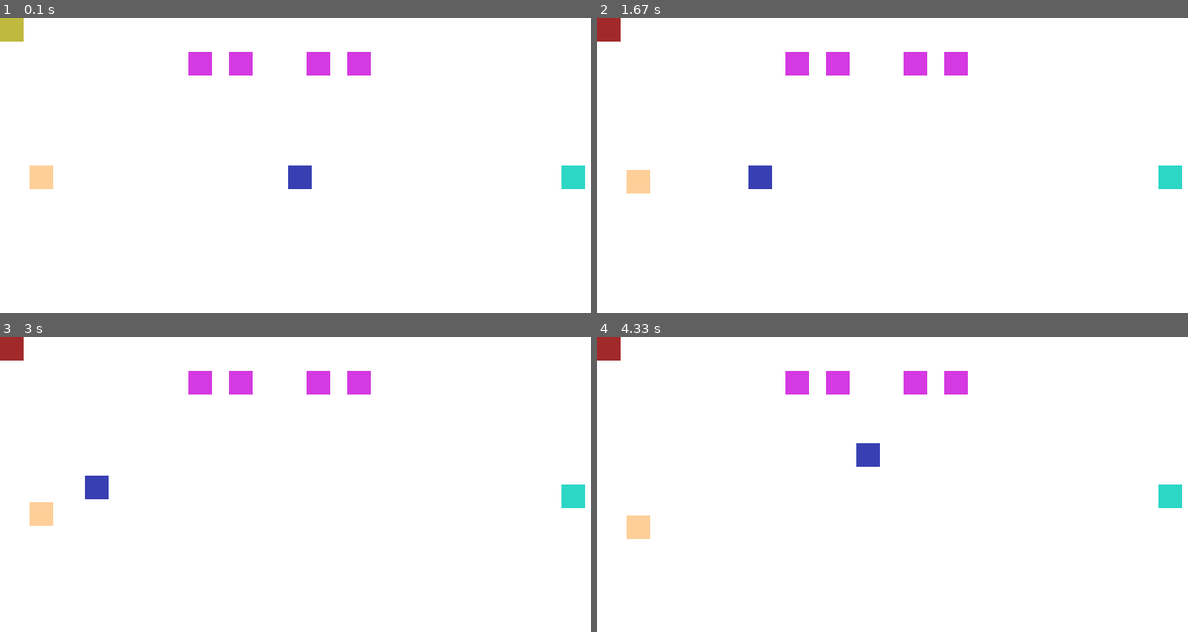
Above: before the commit, frames 1-4 (two rows, left to right).
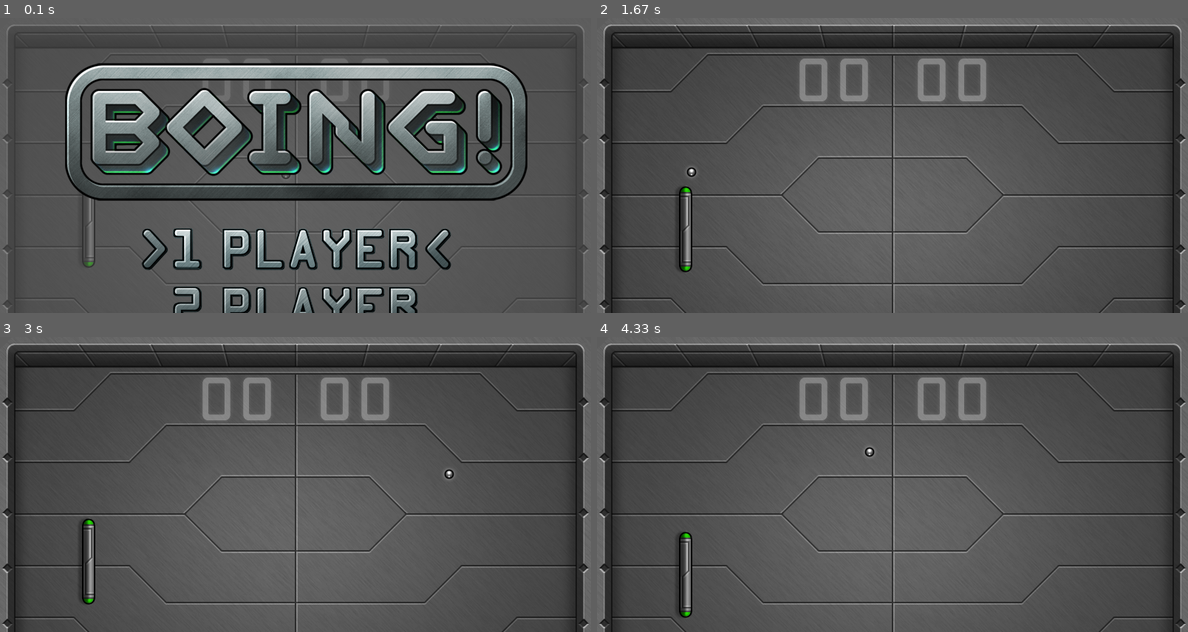
Above: after the commit, the same moments.

Repository: josh-reynolds/Python
Game: pygame game, started from pygame/pawng/main.py
The game is run twice, just before and just after one commit, with the same random seed, the same clock (stepped at 60 frames per second) and the same inputs.
Inputs:
- Up to frame 1 (0.1 s): no input
- Up to frame 2 (1.67 s): tap Space at 0.33 s; hold Up 0.67-1.13 s; hold Down 1.17-1.47 s; tap Z at 1.23 s
- Up to frame 3 (3 s): hold Down 1.9-2.27 s; tap Z at 1.97, 2.7 s; hold Down 2.63-2.93 s; hold Up from 2.97 s (still down)
- Up to frame 4 (4.33 s): tap Z at 3.03, 3.43, 4.17 s; tap A at 3.12, 4.25 s; release Up at 3.33 s; hold Down 3.37-3.73 s; hold Down from 4.1 s (still down)

The runs differ from the first frame. In frame 1, 100% of the frame differs, in the area x 0-100%, y 0-100%; in frame 2, 100%; in frame 3, 100%; in frame 4, 100%.

Commit message:
Suppressing debug print statements, and bringing in 'official' image files

Diff:
--- /dev/null
+++ b/pygame/pawng/images/attribution.txt
@@ -0,0 +1 @@
+All images from https://github.com/raspberrypipress/Code-the-Classics-Vol1.git
--- a/pygame/pawng/main.py
+++ b/pygame/pawng/main.py
@@ -33,7 +33,7 @@
         self.y = pos[1]
 
     def draw(self):
-        print(str(self) + ".draw()")
+        #print(str(self) + ".draw()")
         screen.blit(self.image, (self.x, self.y))
 
 #--------------------------------------------------------
@@ -44,7 +44,7 @@
         self.time = 0
 
     def update(self):
-        print("Impact.update()")
+        #print("Impact.update()")
         self.image = "impact" + str(self.time // 2)
         self.time += 1
 
@@ -59,7 +59,7 @@
         self.speed = 5
 
     def update(self):
-        print("Ball.update()")
+        #print("Ball.update()")
         for i in range(self.speed):
             original_x = self.x
             self.x += self.dx
@@ -104,7 +104,7 @@
                     game.play_sound("bounce_synth", 1)
 
     def out(self):
-        print("Ball.out()")
+        #print("Ball.out()")
         return self.x < 0 or self.x > WIDTH
 
     def __repr__(self):
@@ -127,7 +127,7 @@
         self.timer = 0
 
     def update(self):
-        print("Bat.update()")
+        #print("Bat.update()")
         self.timer -= 1
         y_movement = self.move_func()
         self.y = min(400, max(80, self.y + y_movement))
@@ -142,7 +142,7 @@
         self.image = 'bat' + str(self.player) + str(frame)
 
     def ai(self):
-        print("Bat.ai()")
+        #print("Bat.ai()")
         x_distance = abs(game.ball.x - self.x)
         target_y_1 = HALF_HEIGHT
         target_y_2 = game.ball.y + game.ai_offset
@@ -156,16 +156,16 @@
 
 class Game:
     def __init__(self, controls=(None, None)):
-        print("Game({})".format(controls))
+        #print("Game({})".format(controls))
         self.bats = [Bat(0, controls[0]), Bat(1, controls[1])]
         self.ball = Ball(-1)
         self.impacts = []
         self.ai_offset = 0
 
     def update(self):
-        print("Game.update()")
-        print(self.bats)
-        print(self.ball)
+        #print("Game.update()")
+        #print(self.bats)
+        #print(self.ball)
         for obj in self.bats + [self.ball] + self.impacts:
             obj.update()
 
@@ -187,7 +187,7 @@
                 self.ball = Ball(direction)
 
     def draw(self):
-        print("Game.draw()")
+        #print("Game.draw()")
         screen.blit("table", (0,0))
 
         for p in (0,1):
@@ -209,7 +209,7 @@
                 screen.blit(image, (255 + (160 * p) + (i * 55), 46))
 
     def play_sound(self, name, count=1):
-        print("Game.play_sound()")
+        #print("Game.play_sound()")
         if self.bats[0].move_func != self.bats[0].ai:
             try:
                 getattr(sounds, name + str(random.randint(0, count - 1))).play()
@@ -218,7 +218,7 @@
 
 def p1_controls():
     move = 0
-    print("p1_controls()")
+    #print("p1_controls()")
     if keyboard.z or keyboard.down:
         move = PLAYER_SPEED
     elif keyboard.a or keyboard.up:
@@ -227,7 +227,7 @@
 
 def p2_controls():
     move = 0
-    print("p2_controls()")
+    #print("p2_controls()")
     if keyboard.m:
         move = PLAYER_SPEED
     elif keyboard.k:
@@ -244,8 +244,8 @@
 
 def update():
     global state, game, num_players, space_down
-    print("update()")
-    print(state)
+    #print("update()")
+    #print(state)
     space_pressed = False
     if keyboard.space and not space_down:
         space_pressed = True
@@ -280,7 +280,7 @@
             game = Game()
 
 def draw():
-    print("draw()")
+    #print("draw()")
     game.draw()
 
     if state == State.MENU:
@@ -347,10 +347,10 @@
 
 running = True
 while running:
-    pygame.time.Clock().tick(30)     # slowing down for debugging purposes only
+    pygame.time.Clock().tick(60)
     keyboard.reset()
     for event in pygame.event.get():
-        print(event)
+        #print(event)
         if event.type == QUIT:
             running = False
         if event.type == KEYDOWN:
@@ -370,7 +370,7 @@
                 keyboard.m = True
             if event.key == K_z:
                 keyboard.z = True
-            print(keyboard)
+            #print(keyboard)
 
     screen.fill(Color('white'))
     update()
Binary file changed: pygame/pawng/images/ball.png
Binary file changed: pygame/pawng/images/bat00.png
Binary file changed: pygame/pawng/images/bat01.png
Binary file added: pygame/pawng/images/bat02.png
Binary file changed: pygame/pawng/images/bat10.png
Binary file changed: pygame/pawng/images/bat11.png
Binary file added: pygame/pawng/images/bat12.png
Binary file changed: pygame/pawng/images/blank.png
Binary file changed: pygame/pawng/images/digit00.png
Binary file added: pygame/pawng/images/digit01.png
Binary file added: pygame/pawng/images/digit02.png
Binary file added: pygame/pawng/images/digit03.png
(and 38 more such lines)
